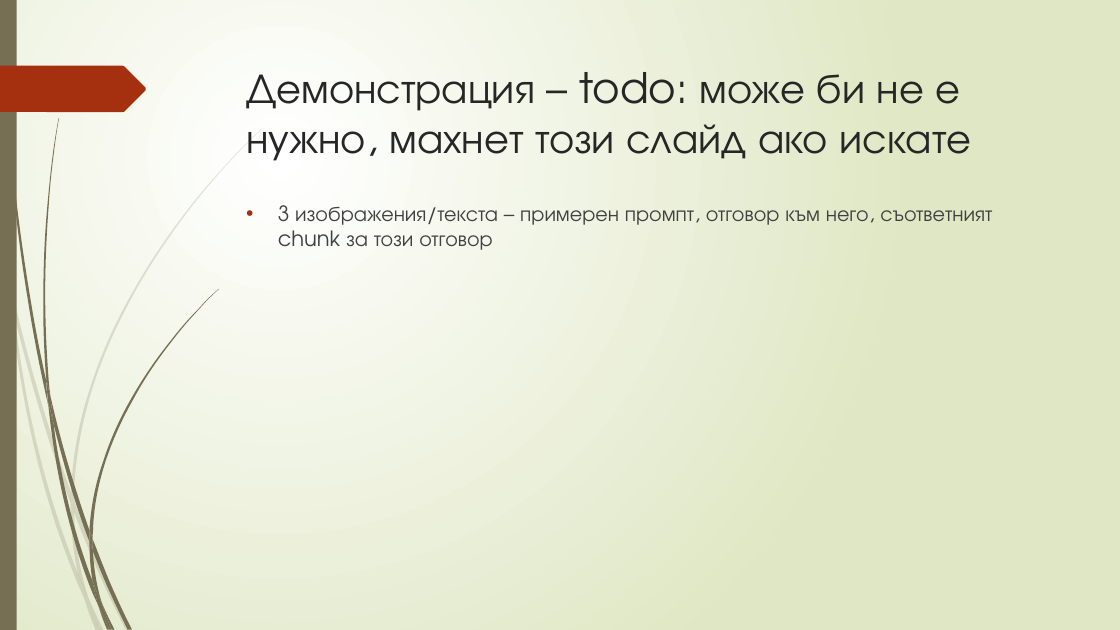
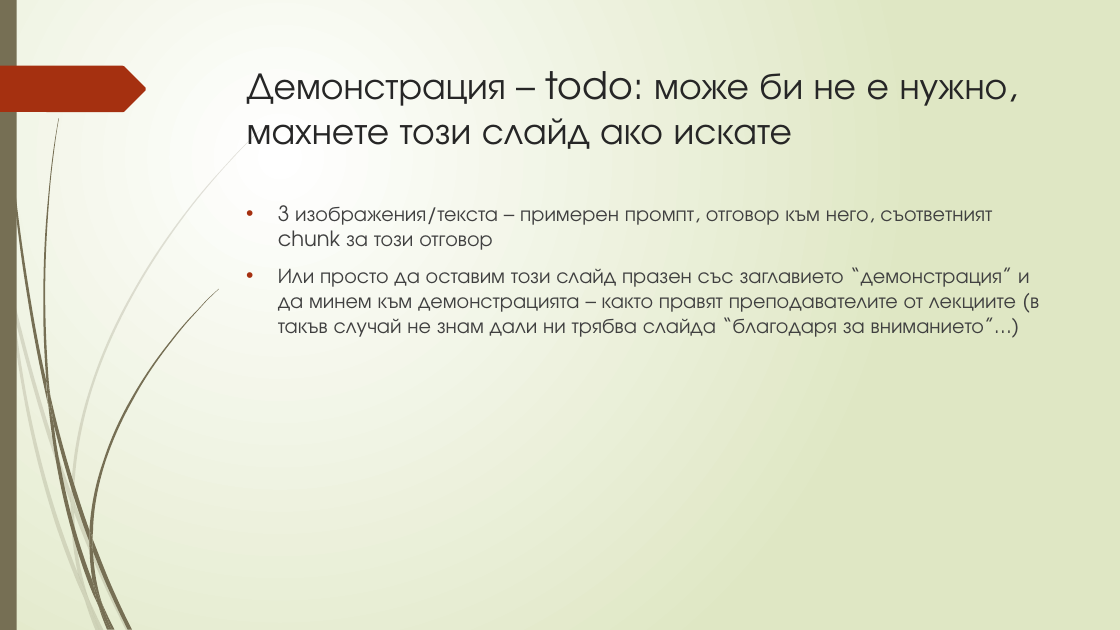
Before and after one commit to Samuil12/project_RAG, a slide deck: slide 16 of rag_presentation.pptx. Drawn at 1120x630 pixels with LibreOffice and Linux fonts; fonts in the diff are those of the drawing. Boxes give left, top, right and bottom in pixels: in the first picture for what was removed or moved away, otherwise in the second. Text is boxed around its words. In the diff, an @@ line names an element or a change of style, - is before the commit and + after.

Commit message:
Modified presentation

```diff
--- a/rag_presentation.pptx
+++ b/rag_presentation.pptx
@@ title at (247,71,1018,149): text changed; size 36 to 32.4 pt @@
-Демонстрация – todo: може би не е нужно, махнет този слайд ако искате
+Демонстрация – todo: може би не е нужно, махнете този слайд ако искате
@@ text at (278,267,1039,338): paragraph added @@
+• Или просто да оставим този слайд празен със заглавието “демонстрация” и да минем към демонстрацията – както правят преподавателите от лекциите (в такъв случай не знам дали ни трябва слайда “благодаря за вниманието”…)
```
Also in this commit, not shown: 5 other slides changed.
